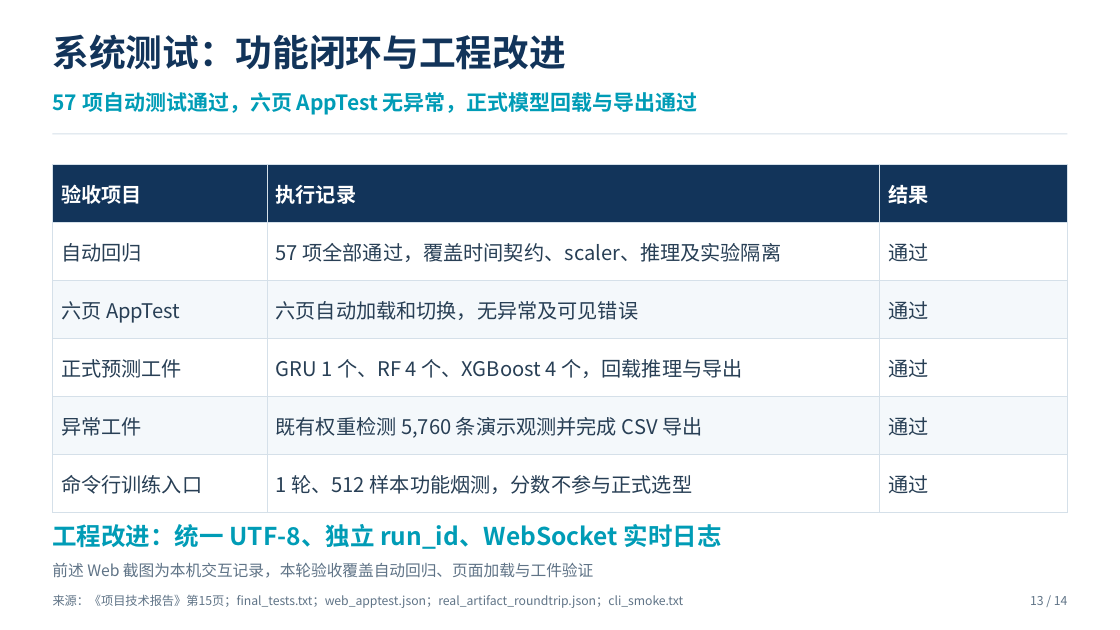
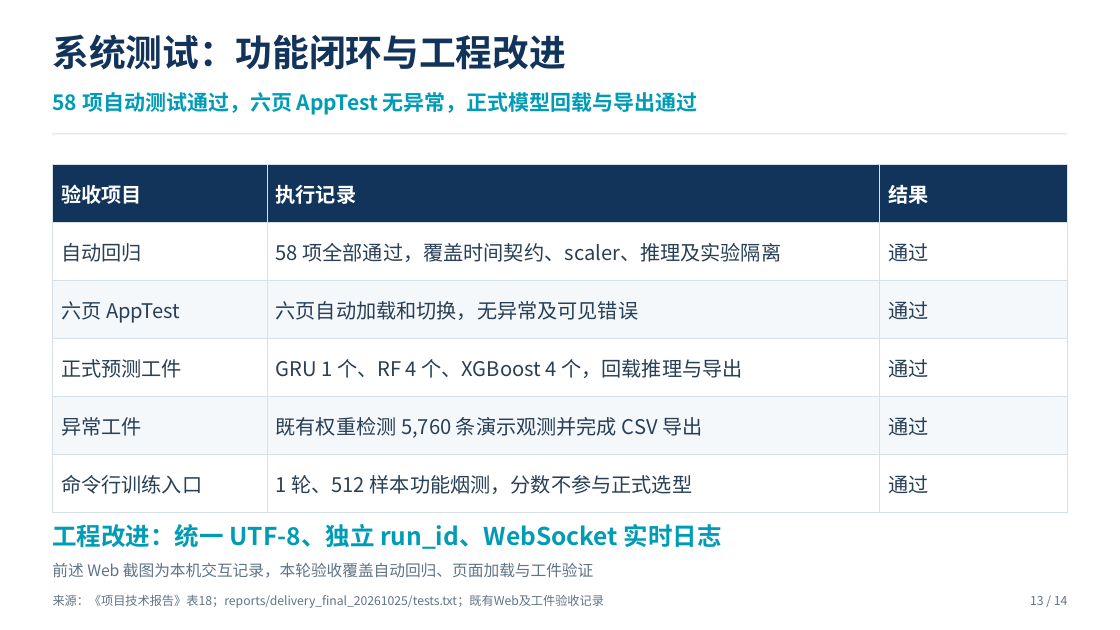
Before and after one commit to Lemon-Li-x86/5g-kpi-prediction, a slide deck: slide 13 of deliverables/submit4/ppt.pptx. Drawn at 1120x630 pixels with LibreOffice and Linux fonts; fonts in the diff are those of the drawing. Boxes give left, top, right and bottom in pixels: in the first picture for what was removed or moved away, otherwise in the second. Text is boxed around its words. In the diff, an @@ line names an element or a change of style, - is before the commit and + after.

```diff
--- a/deliverables/submit4/ppt.pptx
+++ b/deliverables/submit4/ppt.pptx
@@ text at (52,92,698,115): text changed @@
-57 项自动测试通过，六页 AppTest 无异常，正式模型回载与导出通过
+58 项自动测试通过，六页 AppTest 无异常，正式模型回载与导出通过
@@ table at (52,165,1067,513) @@
-row 2, column 2: 57 项全部通过，覆盖时间契约、scaler、推理及实验隔离
+row 2, column 2: 58 项全部通过，覆盖时间契约、scaler、推理及实验隔离
@@ text at (53,594,605,608): text changed @@
-来源：《项目技术报告》第15页；final_tests.txt；web_apptest.json；real_artifact_roundtrip.json；cli_smoke.txt
+来源：《项目技术报告》表18；reports/delivery_final_20261025/tests.txt；既有Web及工件验收记录
```
Also in this commit, not shown: 6 other slides changed, 14 other files.
